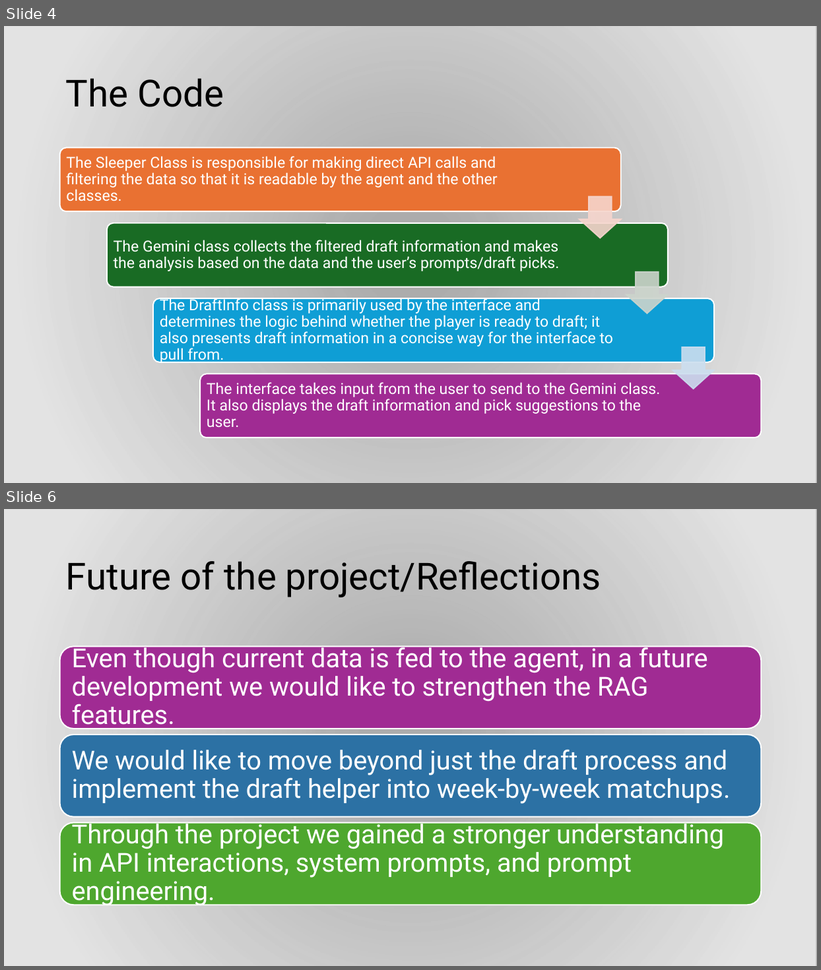
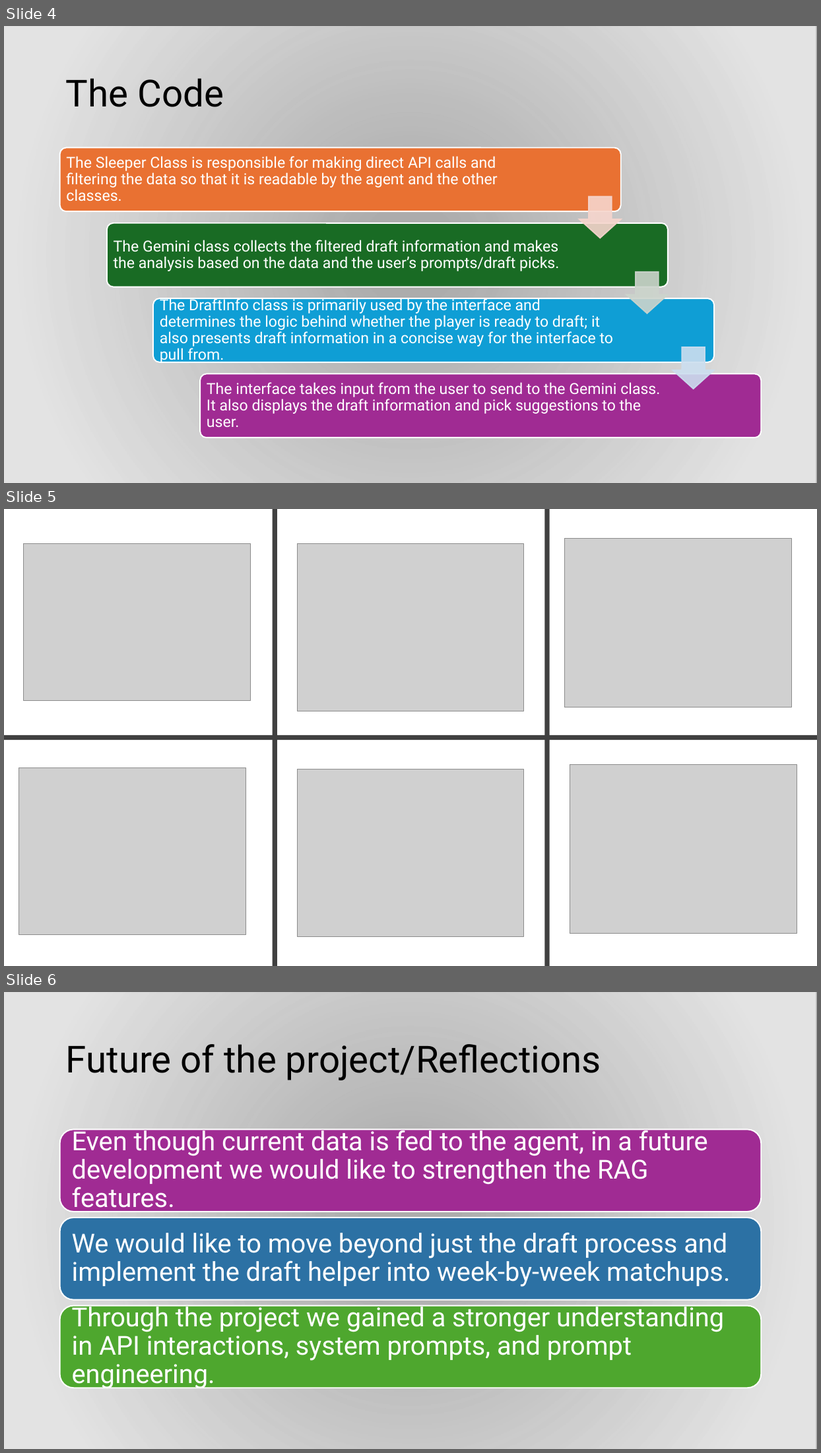
Before and after one commit to J4keeee/fantasy-draft-helper, a slide deck: Fantasy Draft Helper.pptx. Shown one above the other, each under a label of ours: slides 4 and 6 before the commit, slides 4, 5 and 6 after it; the slides between them are not shown. The pictures are 821x970 and 821x1453 pixels, drawn with LibreOffice and Linux fonts; fonts in the diff are those of the drawing; grey boxes stand for pictures; background and template pictures are left out; a plain dark background stands for a picture behind light text. Boxes give left, top, right and bottom in pixels: in the first picture for what was removed or moved away, otherwise in the second. Text is boxed around its words. In the diff, an @@ line names an element or a change of style, - is before the commit and + after.

```diff
--- a/Fantasy Draft Helper.pptx
+++ b/Fantasy Draft Helper.pptx
@@ slide 5 added at (x1=4, y1=509, x2=817, y2=966), background #FFFFFF @@
@@ rectangle added at (x1=273, y1=509, x2=277, y2=966), fill #404040 @@
@@ rectangle added at (x1=545, y1=509, x2=550, y2=966), fill #404040 @@
@@ picture added at (x1=24, y1=544, x2=250, y2=701) @@
@@ picture added at (x1=298, y1=544, x2=524, y2=712) @@
@@ picture added at (x1=564, y1=539, x2=791, y2=708) @@
@@ rectangle added at (x1=4, y1=735, x2=817, y2=740), fill #404040 @@
@@ picture added at (x1=570, y1=765, x2=797, y2=934) @@
@@ picture added at (x1=19, y1=768, x2=246, y2=935) @@
@@ picture added at (x1=298, y1=770, x2=524, y2=937) @@
```
Also in this commit, not shown: 1 slide removed.
